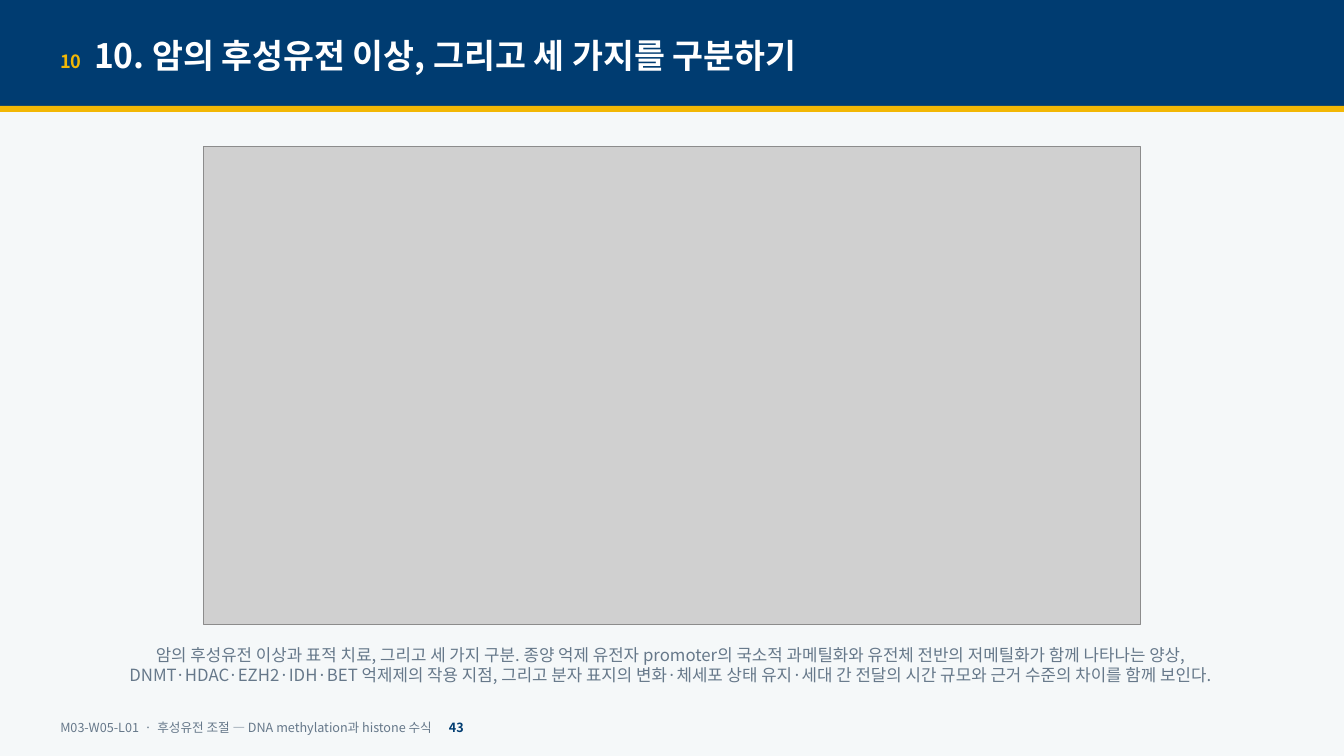
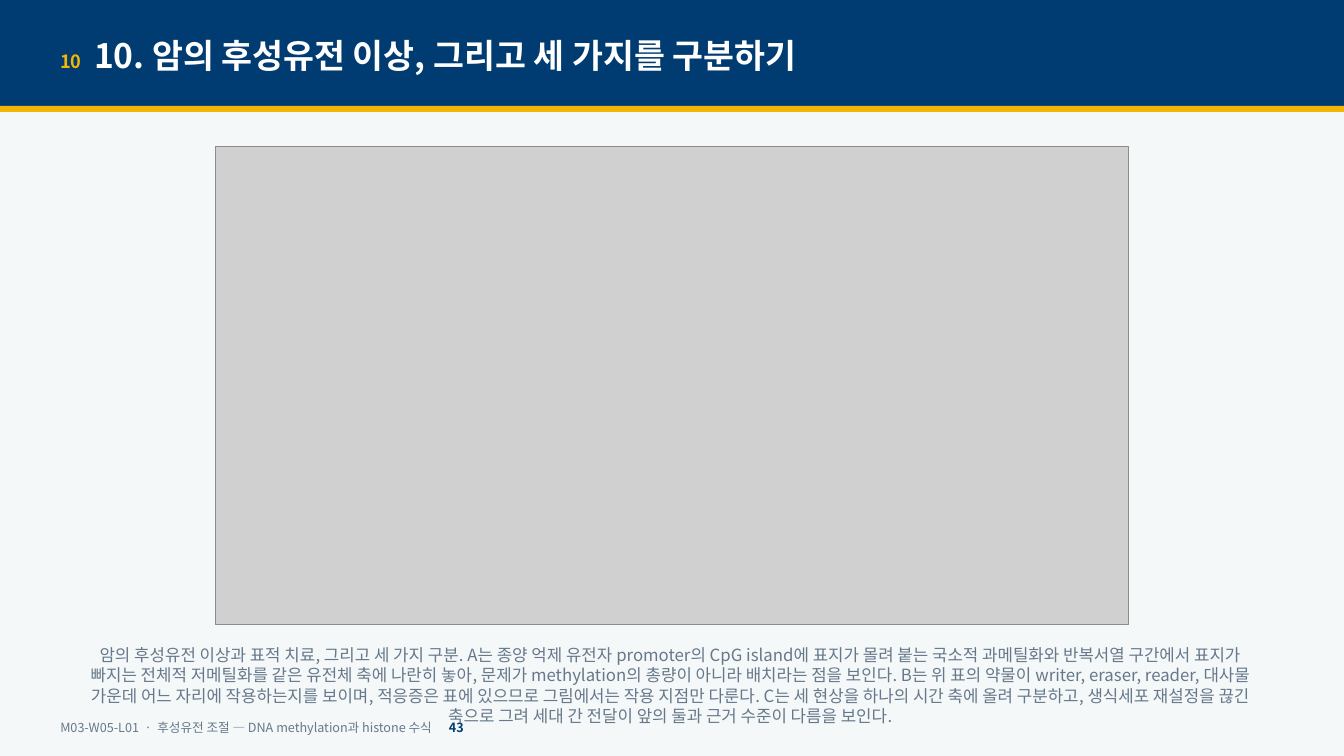
Before and after one commit to hoperiasd2/hoperiasd2.github.io, a slide deck: slide 43 of curriculum/M03/W05/L01/slides.pptx. Drawn at 1344x756 pixels with LibreOffice and Linux fonts; fonts in the diff are those of the drawing; grey boxes stand for pictures. Boxes give left, top, right and bottom in pixels: in the first picture for what was removed or moved away, otherwise in the second. Text is boxed around its words. In the diff, an @@ line names an element or a change of style, - is before the commit and + after.

```diff
--- a/curriculum/M03/W05/L01/slides.pptx
+++ b/curriculum/M03/W05/L01/slides.pptx
@@ picture: place and size @@
-picture at (204,146,1140,625)
+picture at (216,146,1129,625)
@@ text at (91,647,1250,727): text changed @@
-암의 후성유전 이상과 표적 치료, 그리고 세 가지 구분. 종양 억제 유전자 promoter의 국소적 과메틸화와 유전체 전반의 저메틸화가 함께 나타나는 양상, DNMT·HDAC·EZH2·IDH·BET 억제제의 작용 지점, 그리고 분자 표지의 변화·체세포 상태 유지·세대 간 전달의 시간 규모와 근거 수준의 차이를 함께 보인다.
+암의 후성유전 이상과 표적 치료, 그리고 세 가지 구분. A는 종양 억제 유전자 promoter의 CpG island에 표지가 몰려 붙는 국소적 과메틸화와 반복서열 구간에서 표지가 빠지는 전체적 저메틸화를 같은 유전체 축에 나란히 놓아, 문제가 methylation의 총량이 아니라 배치라는 점을 보인다. B는 위 표의 약물이 writer, eraser, reader, 대사물 가운데 어느 자리에 작용하는지를 보이며, 적응증은 표에 있으므로 그림에서는 작용 지점만 다룬다. C는 세 현상을 하나의 시간 축에 올려 구분하고, 생식세포 재설정을 끊긴 축으로 그려 세대 간 전달이 앞의 둘과 근거 수준이 다름을 보인다.
```
Also in this commit, not shown: 1 other slide changed, 53 other files.
